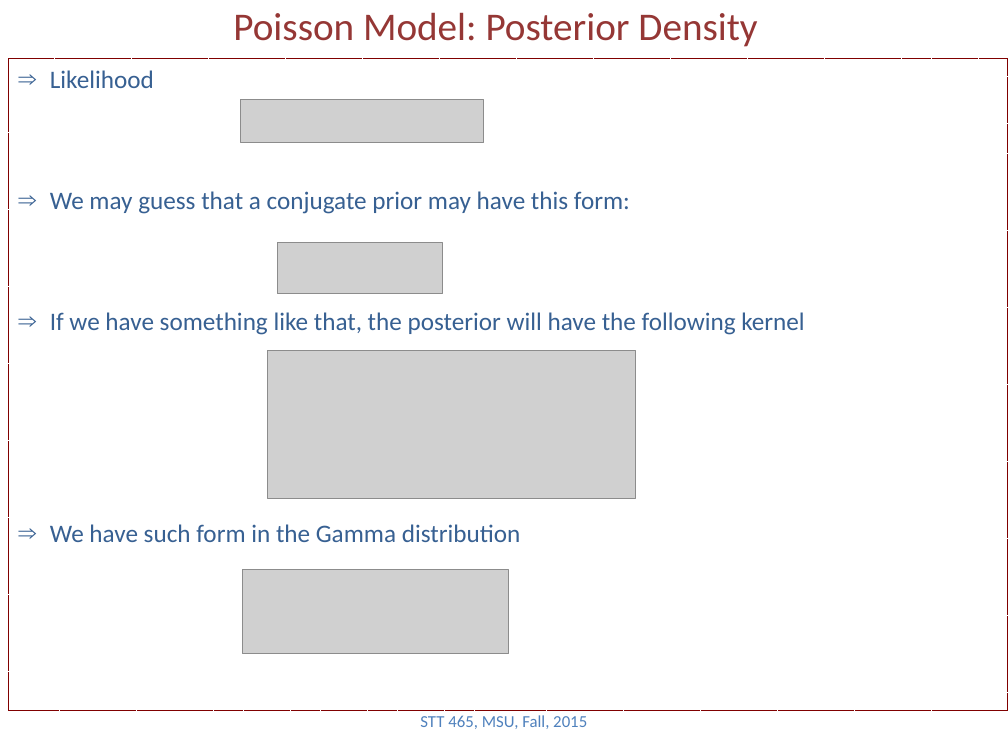
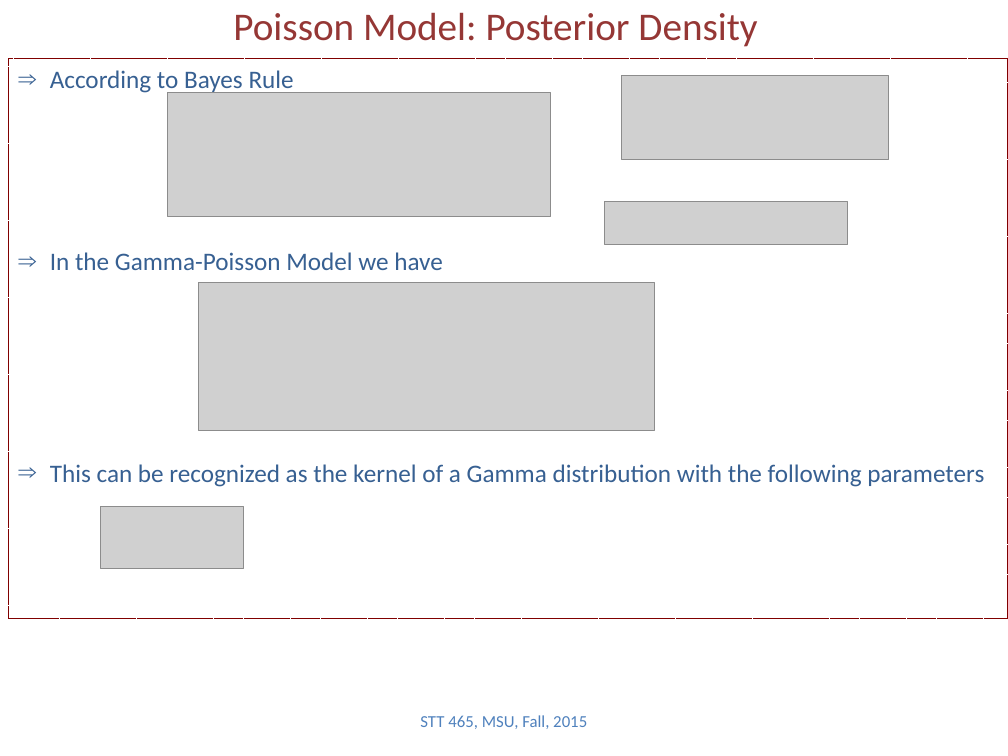
Before and after one commit to Boukos/STT465, a slide deck: slide 8 of STT465_3.pptx. Drawn at 1008x756 pixels with LibreOffice and Linux fonts; fonts in the diff are those of the drawing; grey boxes stand for pictures. Boxes give left, top, right and bottom in pixels: in the first picture for what was removed or moved away, otherwise in the second. Text is boxed around its words. In the diff, an @@ line names an element or a change of style, - is before the commit and + after.

Commit message:
updating lecture 3

```diff
--- a/STT465_3.pptx
+++ b/STT465_3.pptx
@@ rectangle "According to Bayes Rule": place and size @@
-rectangle "According to Bayes Rule" at [8,58,1008,710]
+rectangle "According to Bayes Rule" at [8,58,1008,618]
@@ text in rectangle at [50,70,984,487]: text changed @@
-⇒ Likelihood
-⇒ We may guess that a conjugate prior may have this form:
-⇒ If we have something like that, the posterior will have the following kernel
-⇒ We have such form in the Gamma distribution
+⇒ According to Bayes Rule
+⇒ In the Gamma-Poisson Model we have
+⇒ This can be recognized as the kernel of a Gamma distribution with the following parameters
@@ picture added at [622,76,889,159] @@
@@ picture: place and size @@
-picture at [241,100,484,143]
+picture at [168,93,551,217]
@@ picture added at [605,202,848,245] @@
@@ picture removed at [277,243,443,294] @@
@@ picture added at [199,282,654,430] @@
@@ picture removed at [267,351,635,499] @@
@@ picture added at [101,506,244,569] @@
@@ picture removed at [242,570,509,653] @@
```
Also in this commit, not shown: 2 other slides changed, 2 slides added, 1 other file.
